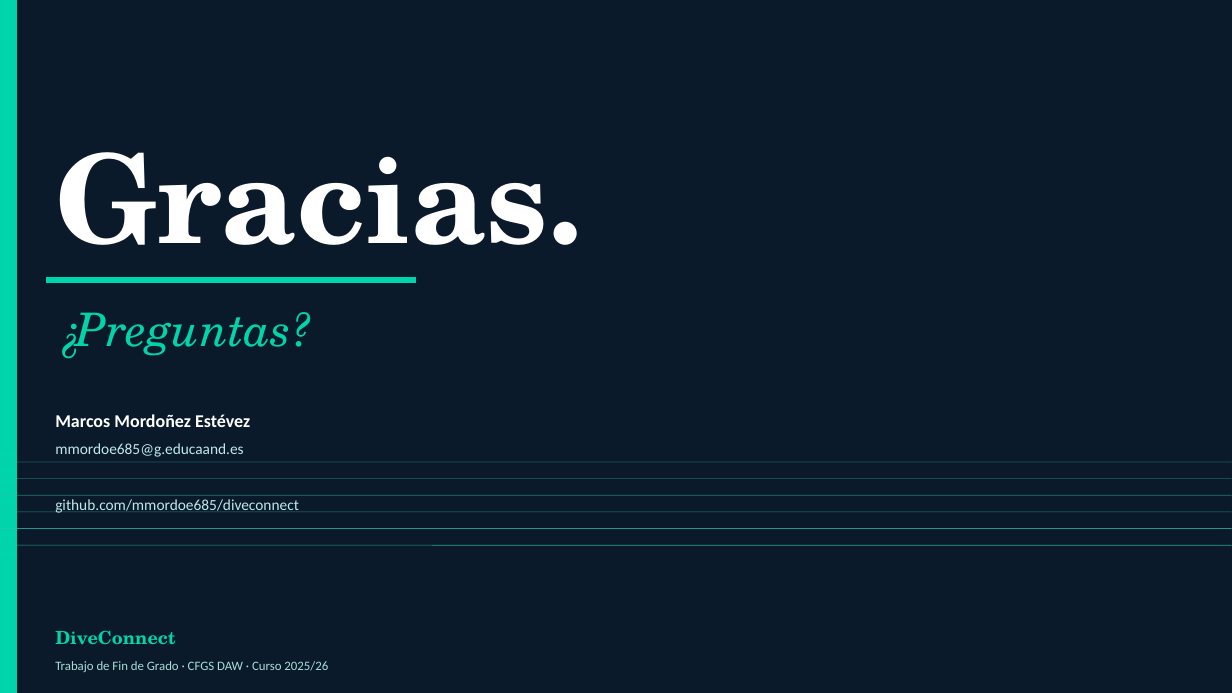
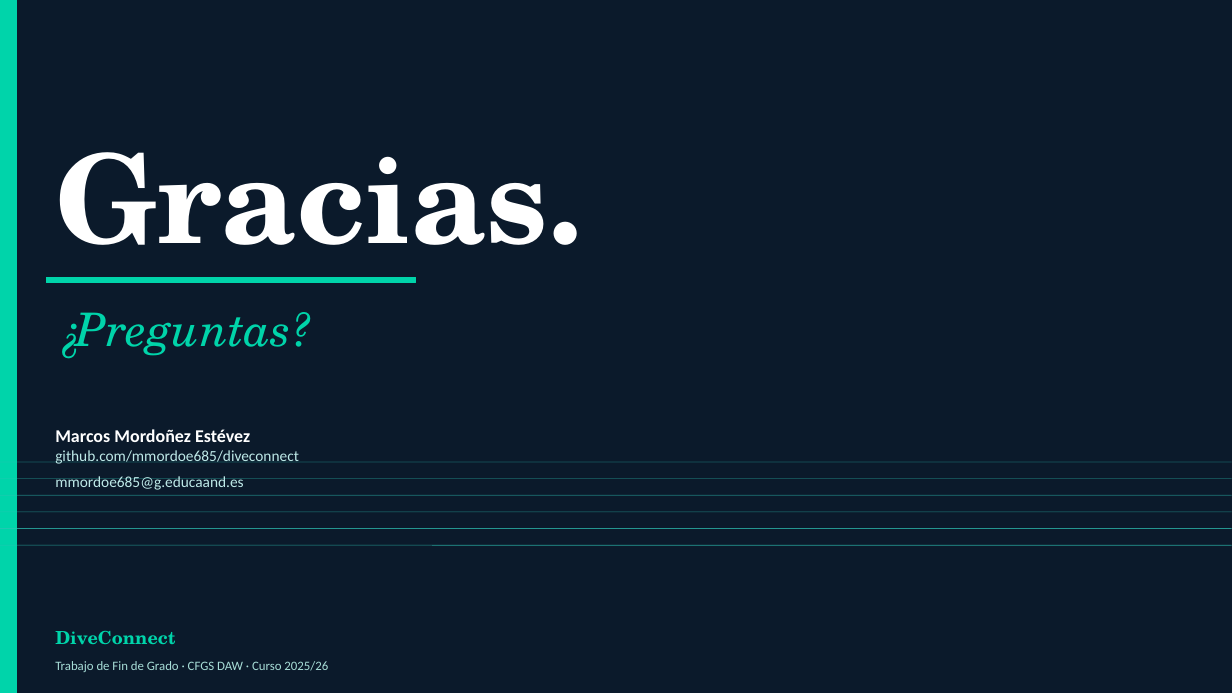
Before and after one commit to mmordoe685/diveconnect, a slide deck: slide 30 of docs/DiveConnect-Defensa.pptx (slide 18 before the commit). Drawn at 1232x693 pixels with LibreOffice and Linux fonts; fonts in the diff are those of the drawing. Boxes give left, top, right and bottom in pixels: in the first picture for what was removed or moved away, otherwise in the second. Text is boxed around its words. In the diff, an @@ line names an element or a change of style, - is before the commit and + after.

Commit message:
Material completo para defensa: slides 30, guion sincronizado y handout
- DiveConnect-Defensa.pptx ampliado de 18 a 30 slides para cubrir 35-40 minutos
  de exposicion. Misma paleta navy/teal/cream y misma estructura visual.
  Bloques: apertura, problema, solucion, demo, arquitectura, modelo de datos
  con normalizacion 1FN-BCNF, stack backend y frontend, pasarela en 3 modos
  con codigo del PaymentController, seguridad JWT y OAuth2, frontend sin
  framework justificado, tema submarino, subida de archivos, tests JUnit,
  CI con GitHub Actions, despliegue Render, analisis Python, sostenibilidad
  con ODS, decision tecnica del bug Lombok, metricas y roadmap.

- GUION-DEFENSA.md con guion completo sincronizado minuto a minuto. Cada
  slide tiene tiempo objetivo, lo que digo en cursiva, lo que enseno
  (slide / pantalla / archivo) y notas. Incluye anexos: como manejar
  preguntas con 12 respuestas preparadas, plan B si Render se cae, lista
  de pestanas y archivos que llevar abiertos, cronometro mental cada 5 min.

- HANDOUT-TRIBUNAL.pdf de 2 paginas A4 a color, una copia por miembro del
  tribunal, en primera persona y tono profesional. Pagina 1: resumen,
  funcionalidades, metricas. Pagina 2: stack en 3 columnas, arquitectura
  por capas, servicios externos, calidad y operacion, links de verificacion.
  Disenado para que el tribunal lea los numeros y entienda implicitamente
  que cada criterio de la rubrica esta cubierto, sin mencionar la rubrica.

```diff
--- a/docs/DiveConnect-Defensa.pptx
+++ b/docs/DiveConnect-Defensa.pptx
@@ text at [55,429,299,490]: text changed @@
-Marcos Mordoñez Estévez
-mmordoe685@g.educaand.es
-github.com/mmordoe685/diveconnect
+Marcos Mordoñez Estévez
+github.com/mmordoe685/diveconnect
+mmordoe685@g.educaand.es
```
Also in this commit, not shown: 10 other slides changed, 19 slides added, 7 slides removed, 2 other files.
